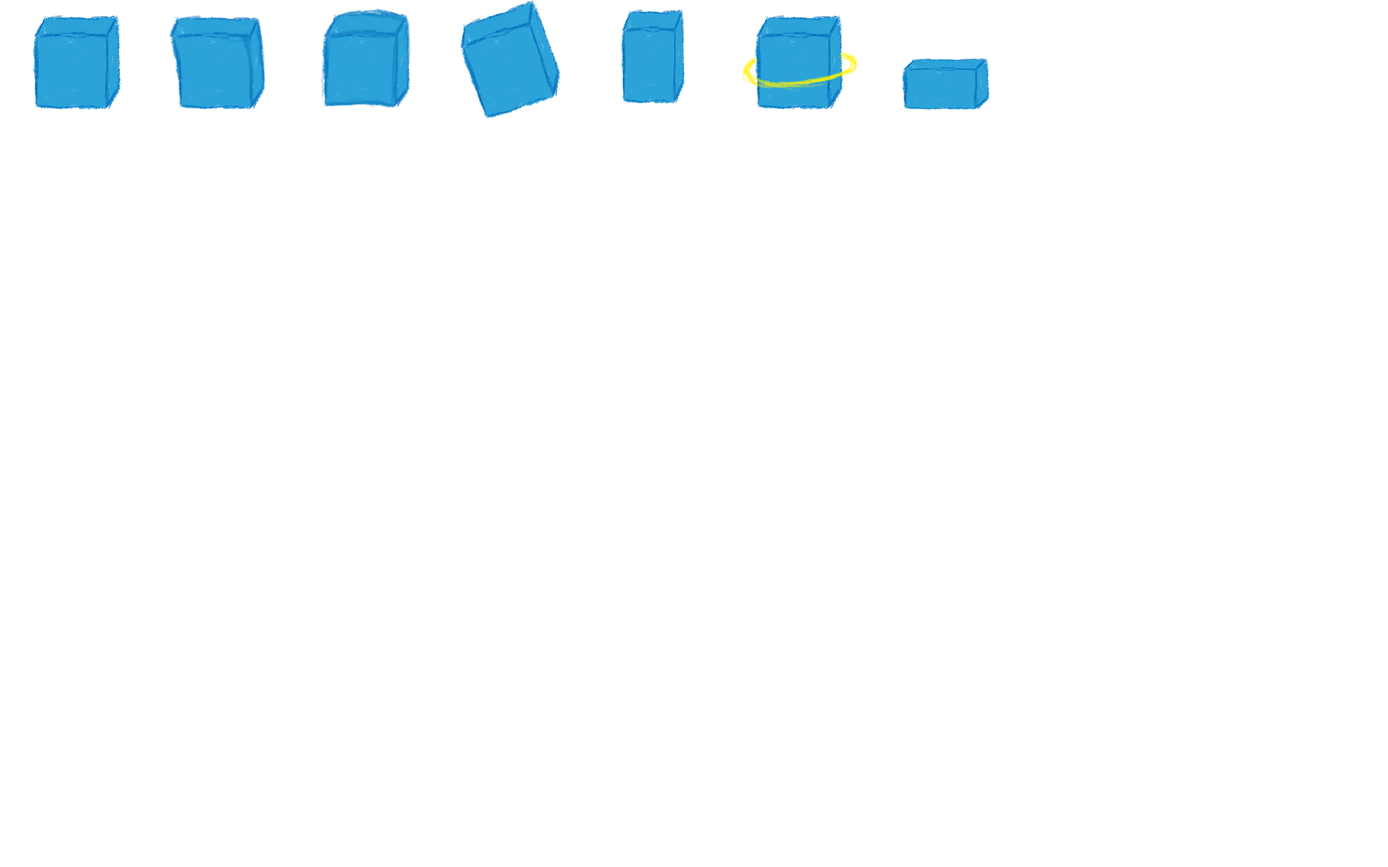
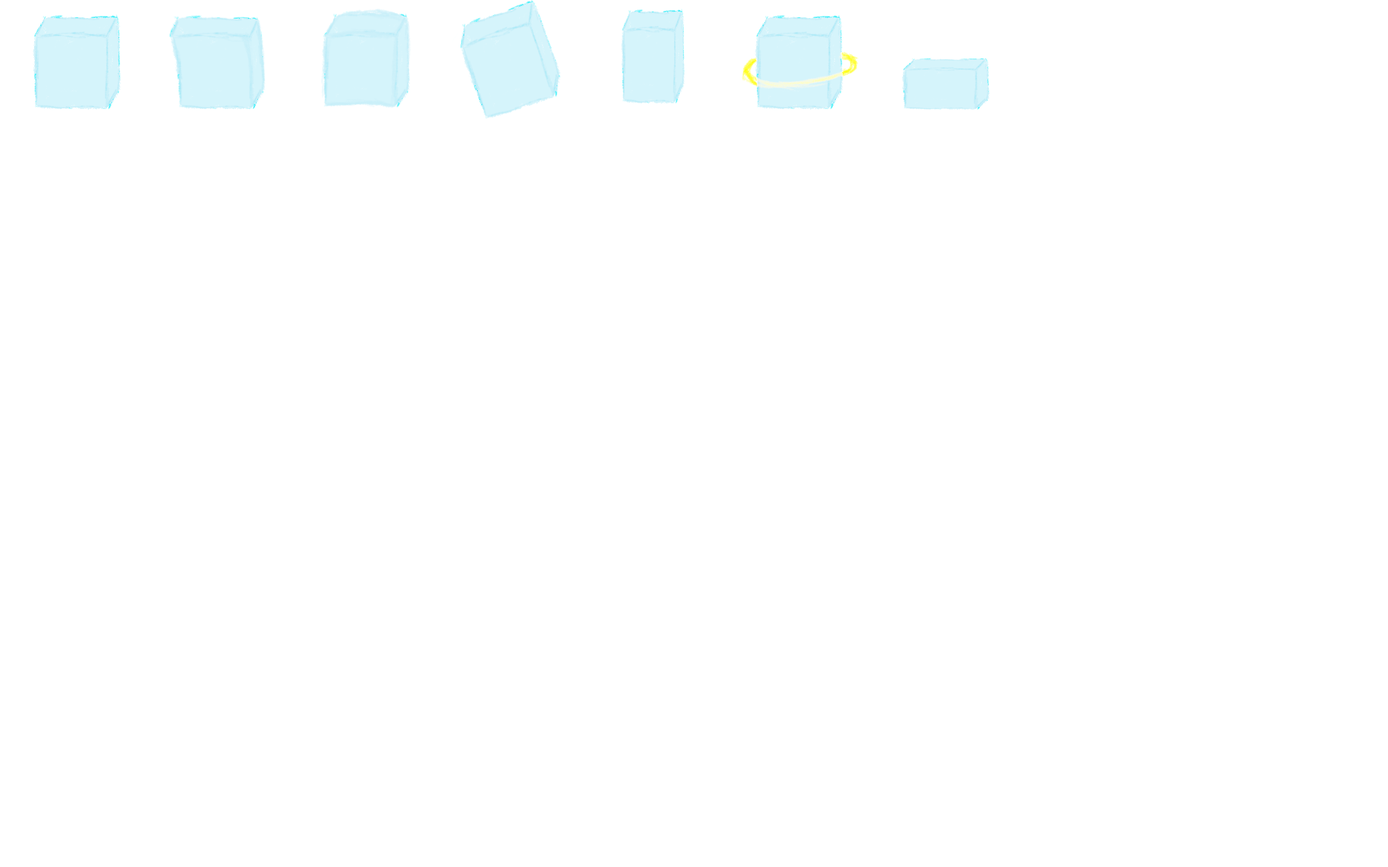
Layers edited between the first and the second w=1388, h=867 image:
painted on "图层 1" over (32, 0, 990, 120)
